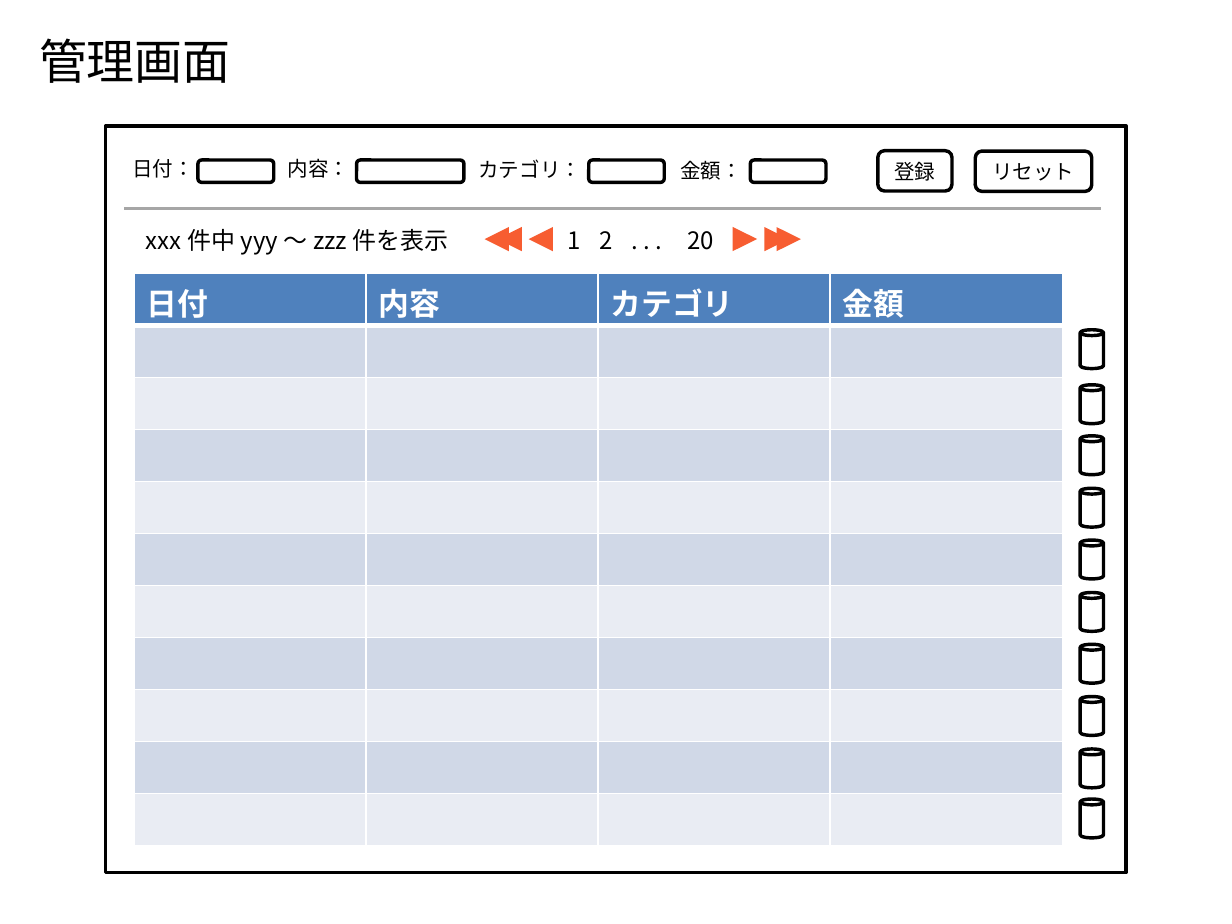
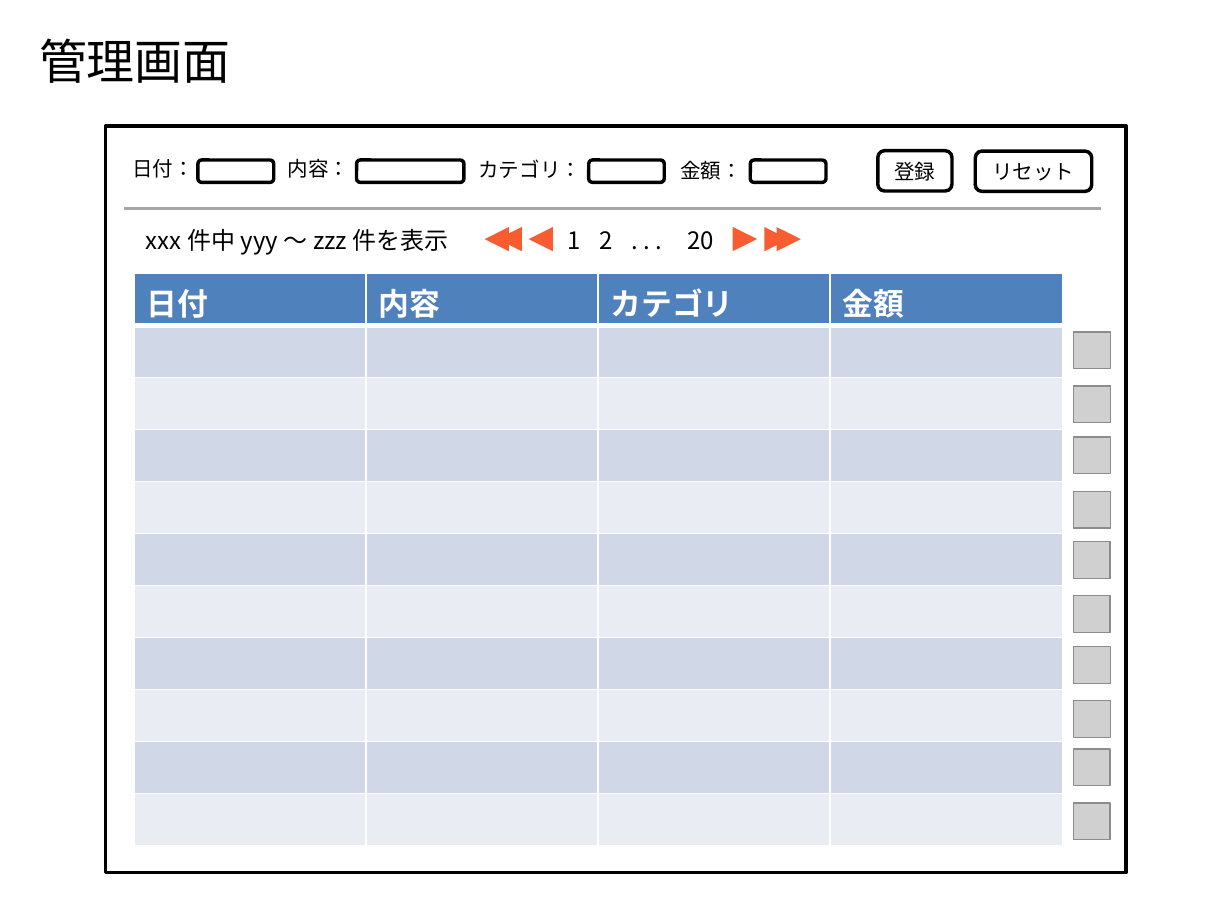
Before and after one commit to Leonis0813/chort, a slide deck: slide 4 of bin/algieba.pptx. Drawn at 1232x924 pixels with LibreOffice and Linux fonts; fonts in the diff are those of the drawing; grey boxes stand for pictures. Boxes give left, top, right and bottom in pixels: in the first picture for what was removed or moved away, otherwise in the second. Text is boxed around its words. In the diff, an @@ line names an element or a change of style, - is before the commit and + after.

```diff
--- a/bin/algieba.pptx
+++ b/bin/algieba.pptx
@@ picture added at (1073,331,1110,368) @@
@@ cylinder removed at (1080,330,1104,370) @@
@@ picture added at (1073,386,1110,423) @@
@@ cylinder removed at (1080,384,1104,424) @@
@@ picture added at (1073,437,1110,474) @@
@@ cylinder removed at (1080,436,1104,476) @@
@@ picture added at (1073,492,1110,529) @@
@@ cylinder removed at (1080,488,1104,527) @@
@@ picture added at (1073,542,1110,579) @@
@@ cylinder removed at (1080,540,1104,579) @@
@@ picture added at (1073,596,1110,633) @@
@@ cylinder removed at (1080,593,1104,632) @@
@@ picture added at (1073,647,1110,684) @@
@@ cylinder removed at (1080,644,1104,684) @@
@@ picture added at (1073,701,1110,738) @@
@@ cylinder removed at (1080,696,1104,736) @@
@@ picture added at (1073,749,1110,786) @@
@@ cylinder removed at (1080,749,1104,788) @@
@@ picture added at (1073,803,1110,840) @@
@@ cylinder removed at (1080,800,1104,839) @@
```
Also in this commit, not shown: 4 other slides changed, 1 slide added, 4 other files.
